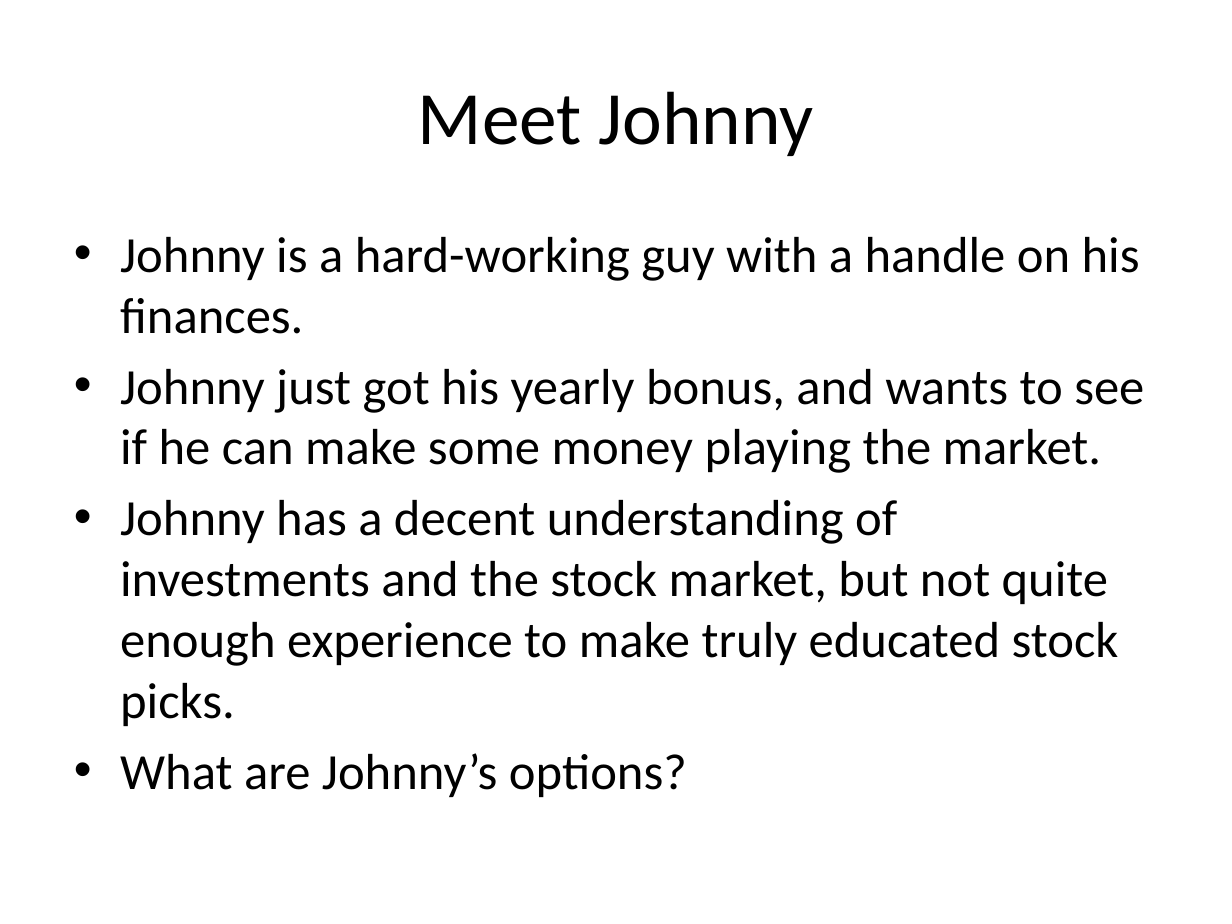
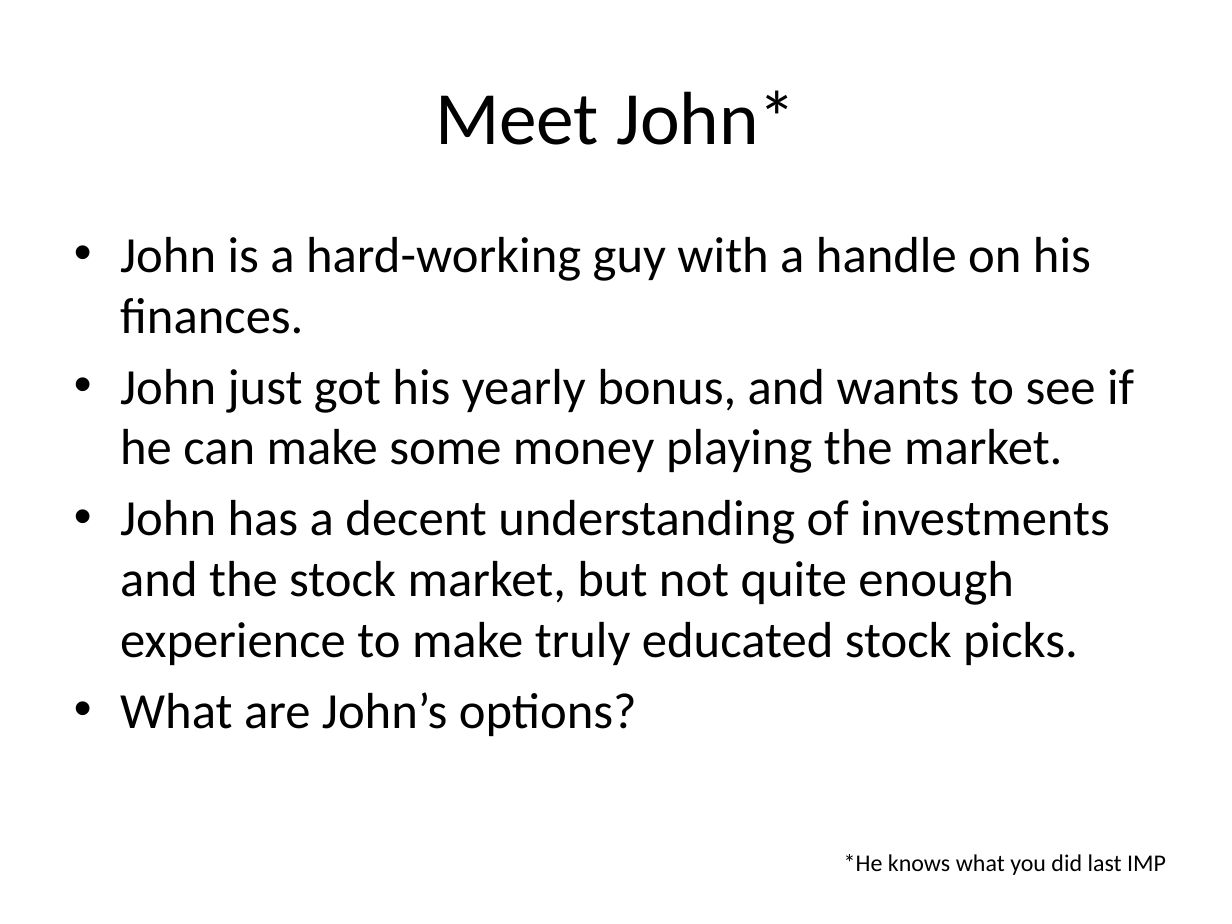
Before and after one commit to ChrisBye/rpi-imp, a slide deck: slide 2 of final presentation/justification and vision.pptx. Drawn at 1232x924 pixels with LibreOffice and Linux fonts; fonts in the diff are those of the drawing. Boxes give left, top, right and bottom in pixels: in the first picture for what was removed or moved away, otherwise in the second. Text is boxed around its words. In the diff, an @@ line names an element or a change of style, - is before the commit and + after.

```diff
--- a/final presentation/justification and vision.pptx
+++ b/final presentation/justification and vision.pptx
@@ title at (435, 90, 796, 145): text changed @@
-Meet Johnny
+Meet John*
@@ text at (120, 237, 1134, 736): text changed @@
-• Johnny is a hard-working guy with a handle on his finances.
-• Johnny just got his yearly bonus, and wants to see if he can make some money playing the market.
-• Johnny has a decent understanding of investments and the stock market, but not quite enough experience to make truly educated stock picks.
-• What are Johnny’s options?
+• John is a hard-working guy with a handle on his finances.
+• John just got his yearly bonus, and wants to see if he can make some money playing the market.
+• John has a decent understanding of investments and the stock market, but not quite enough experience to make truly educated stock picks.
+• What are John’s options?
@@ text added at (844, 854, 1166, 875), 14 pt, text #000000 @@
+*He knows what you did last IMP
```
Also in this commit, not shown: 9 other slides changed, 1 other file.
